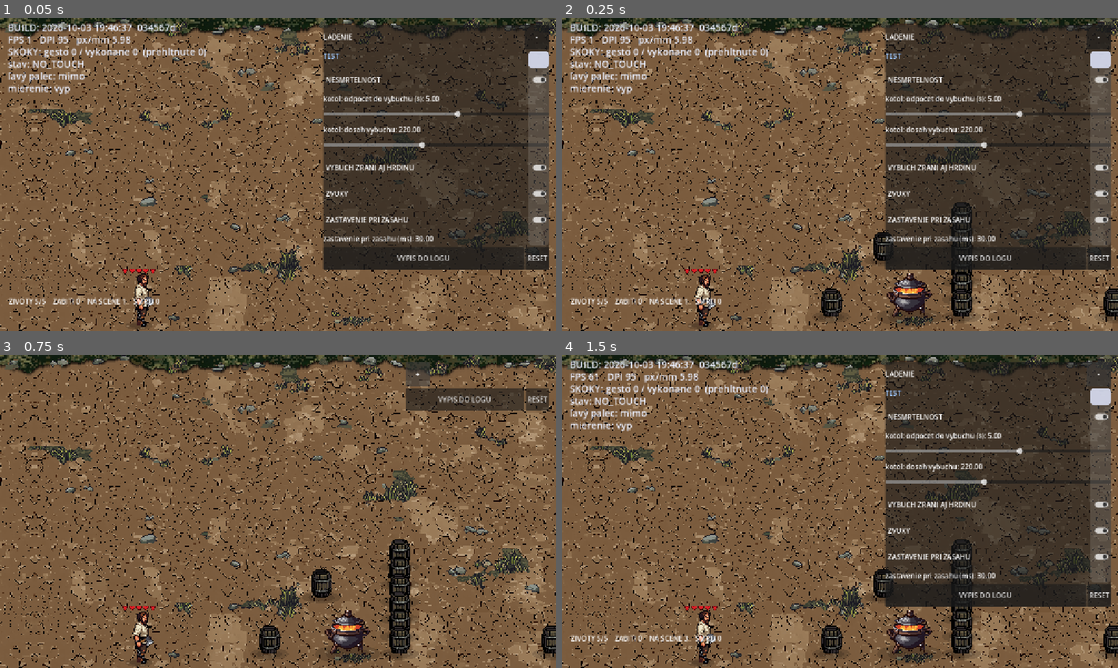
Above: before the commit, frames 1-4 (two rows, left to right).
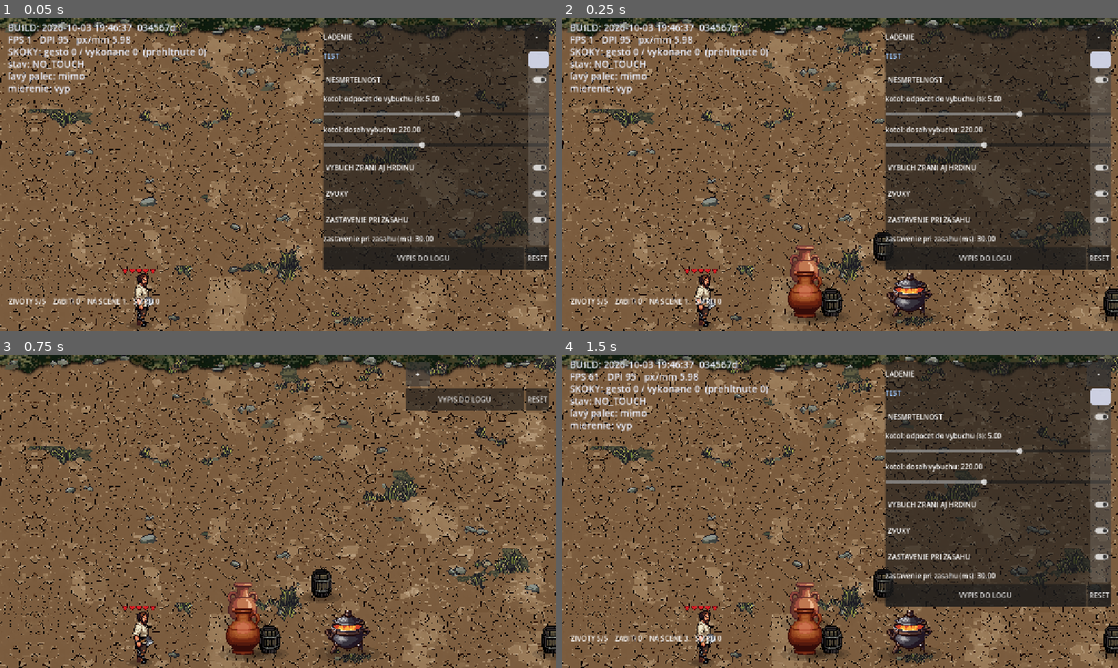
Above: after the commit, the same moments.

Repository: belispav/slavs
Game: Godot game, scene res://scenes/main.tscn
The game is run twice, just before and just after one commit, with the same random seed, the same clock (stepped at 60 frames per second) and the same inputs.
Inputs:
- Up to frame 1 (0.05 s): no input
- Up to frame 2 (0.25 s): no input
- Up to frame 3 (0.75 s): click "-" at 0.5 s
- Up to frame 4 (1.5 s): click "+" at 1.25 s

Frame 1 is identical in both runs. In frame 2, 2.2% of the frame differs, in the area x 40-76%, y 58-98%; in frame 3, 2.6%; in frame 4, 2.2%.

Commit message:
Pot preview: two ceramic pot variants stood next to the hero; barrel wall removed
Co-Authored-By: Claude Sonnet 5.5 <noreply@anthropic.com>
Claude-Session: https://claude.ai/code/session_01Dqj7pdokCrmF7FGfvTx8xu

Diff:
--- /dev/null
+++ b/slavs/art/pot_a_pl/frames.gd
@@ -0,0 +1,10 @@
+# Generated by tools/pixellab_export.py - do not edit by hand.
+# Ceramic pot variant a (PixelLab pixflux 2026-10-09), whole frame only, preview
+#
+# Godot does not ship the original .png files in an exported game, so
+# the folder cannot be listed at runtime. This list can.
+extends RefCounted
+
+const FRAMES: Array[String] = [
+	"res://art/pot_a_pl/pot_0000.png",
+]
--- /dev/null
+++ b/slavs/art/pot_b_pl/frames.gd
@@ -0,0 +1,10 @@
+# Generated by tools/pixellab_export.py - do not edit by hand.
+# Ceramic pot variant b (PixelLab pixflux 2026-10-09), whole frame only, preview
+#
+# Godot does not ship the original .png files in an exported game, so
+# the folder cannot be listed at runtime. This list can.
+extends RefCounted
+
+const FRAMES: Array[String] = [
+	"res://art/pot_b_pl/pot_0000.png",
+]
--- a/slavs/scripts/barrel.gd
+++ b/slavs/scripts/barrel.gd
@@ -11,6 +11,13 @@
 signal broken(at: Vector2)
 ## Every hit: where the barrel stands and whether this one broke it.
 signal damaged(feet: Vector2, broke: bool)
+
+## Which prop this is: the same script serves barrels and ceramic pots (2026-10-09).
+## main.gd sets these BEFORE add_child. A one-frame folder has no break clip yet,
+## so breaking just hides the picture (preview of the pot art).
+var art_dir: String = Tuning.BARREL_ART_DIR
+var hit_size: Vector2 = Tuning.BARREL_HIT_SIZE
+var _single_frame: bool = false
 
 var hp: int = Tuning.BARREL_HP
 var is_broken: bool = false
@@ -37,7 +44,8 @@
 	collision_mask = 0
 	monitoring = false
 
-	var frames := SpriteSequence.load_frames(Tuning.BARREL_ART_DIR)
+	var frames := SpriteSequence.load_frames(art_dir)
+	_single_frame = frames.size() <= 1
 	var sheet := SpriteFrames.new()
 	sheet.remove_animation(&"default")
 	sheet.add_animation(&"whole")
@@ -74,7 +82,7 @@
 	# T31: ground shadow, wider than the hit box (the barrel bulges).
 	_shadow = ShadowScript.new()
 	add_child(_shadow)
-	_shadow.setup(Vector2(0.0, -2.0), Tuning.BARREL_HIT_SIZE.x * 1.5)
+	_shadow.setup(Vector2(0.0, -2.0), hit_size.x * 1.5)
 
 
 ## The node's origin is the barrel's FEET - where it stands on the field -
@@ -85,8 +93,8 @@
 	# Bottom of the drawing (not of the canvas) on the origin.
 	_sprite.position = Vector2(0.0, -(_art_height * 0.5 - _foot_margin) * s)
 	var rect := _shape.shape as RectangleShape2D
-	rect.size = Tuning.BARREL_HIT_SIZE
-	_shape.position = Vector2(0.0, -Tuning.BARREL_HIT_SIZE.y * 0.5)
+	rect.size = hit_size
+	_shape.position = Vector2(0.0, -hit_size.y * 0.5)
 
 
 ## Blocks the hero's FEET within `depth` above or below the barrel's own feet.
@@ -133,6 +141,7 @@
 	collision_layer = Tuning.LAYER_TARGET
 	_sprite.animation = &"whole"
 	_sprite.stop()
+	_sprite.show()
 	_shadow.show()
 	show()
 	global_position = feet
@@ -164,7 +173,10 @@
 		# The wreck is flat - walk over it.
 		_block_shape.set_deferred("disabled", true)
 		_shadow.hide()
-		_sprite.play(&"break")
+		if _single_frame:
+			_sprite.hide()
+		else:
+			_sprite.play(&"break")
 		broken.emit(global_position)
 
 
--- a/slavs/scripts/main.gd
+++ b/slavs/scripts/main.gd
@@ -1547,6 +1547,16 @@
 		b.hide()
 		barrels.append(b)
 
+	# Ceramic pot previews (2026-10-09): two variants next to the hero, to pick one.
+	for pot_dir in Tuning.POT_PREVIEW_DIRS:
+		var pb := Area2D.new()
+		pb.set_script(barrel_script)
+		pb.art_dir = pot_dir
+		pb.hit_size = Tuning.POT_HIT_SIZE
+		add_child(pb)
+		pb.hide()
+		barrels.append(pb)
+
 	var cauldron_script: GDScript = load("res://scripts/cauldron.gd")
 	for i in Tuning.CAULDRON_OFFSETS.size():
 		var c := Area2D.new()
@@ -1604,6 +1614,15 @@
 	for j in n_wall:
 		barrels[n_loose + j].place(Vector2(wx, first + step * float(j)), depth)
 
+	# Pot previews: one above and one below the first loose barrel, close to the hero.
+	for k in Tuning.POT_PREVIEW_DIRS.size():
+		var pfeet: Vector2 = hero_feet + Vector2(240.0, -90.0 + 180.0 * float(k))
+		var ptop: float = walk_top_for_x(pfeet.x) + Tuning.BARREL_EDGE_INSET
+		var pbottom: float = walk_bottom_for_x(pfeet.x) - Tuning.BARREL_EDGE_INSET
+		if pbottom > ptop:
+			pfeet.y = clampf(pfeet.y, ptop, pbottom)
+		barrels[n_loose + n_wall + k].place(pfeet)
+
 
 func _on_throw_requested(from: Vector2, dir: Vector2) -> void:
 	if axe != null and axe.is_held():
--- a/slavs/scripts/tuning.gd
+++ b/slavs/scripts/tuning.gd
@@ -396,6 +396,9 @@
 
 # --- Breakable barrel (2026-10-03) ---
 const BARREL_ART_DIR: String = "res://art/barrel_pl"
+## Ceramic pot previews (2026-10-09): variant 1 (two handles) and 2 (one handle).
+const POT_PREVIEW_DIRS: Array[String] = ["res://art/pot_a_pl", "res://art/pot_b_pl"]
+const POT_HIT_SIZE: Vector2 = Vector2(76.0, 100.0)
 ## 6 since 2026-10-03 (was 3): the returning axe hits twice per throw.
 const BARREL_HP: int = 6
 ## Integer like every PixelLab sprite - 2x matches the hero.
@@ -422,7 +425,7 @@
 ## 2026-10-03: one barrel is just stepped round). Rebuilt with the others
 ## after every death. It does NOT span the whole field (that is ~970 deep);
 ## six barrels edge to edge are ~240.
-const BARREL_WALL_COUNT: int = 6
+const BARREL_WALL_COUNT: int = 0  # wall removed 2026-10-09 (Pavel: scatter at random instead)
 const BARREL_WALL_X: float = 600.0
 const BARREL_WALL_SPACING: float = 40.0
 ## How far, in depth (Y), a barrel blocks the hero's FEET either side of its
Binary file added: slavs/art/pot_a_pl/pot_0000.png
Binary file added: slavs/art/pot_b_pl/pot_0000.png
